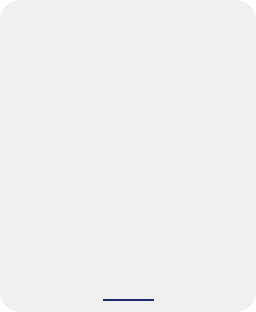
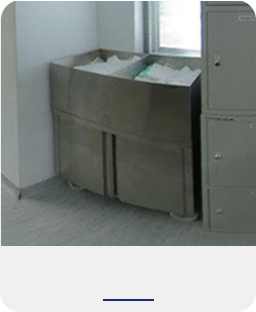
The second 256px x 312px image is a revision of the first. Changes to its layers:
showed "Layer 2" over (1, 1, 256, 246)
showed "Rounded Rectangle 2" over (1, 0, 256, 246)
